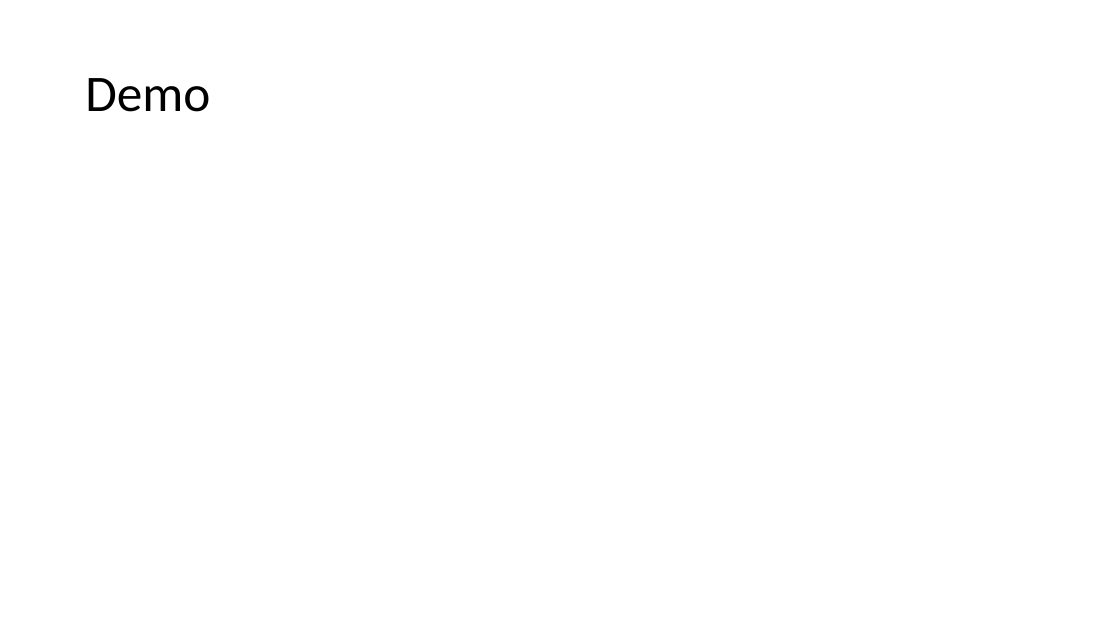
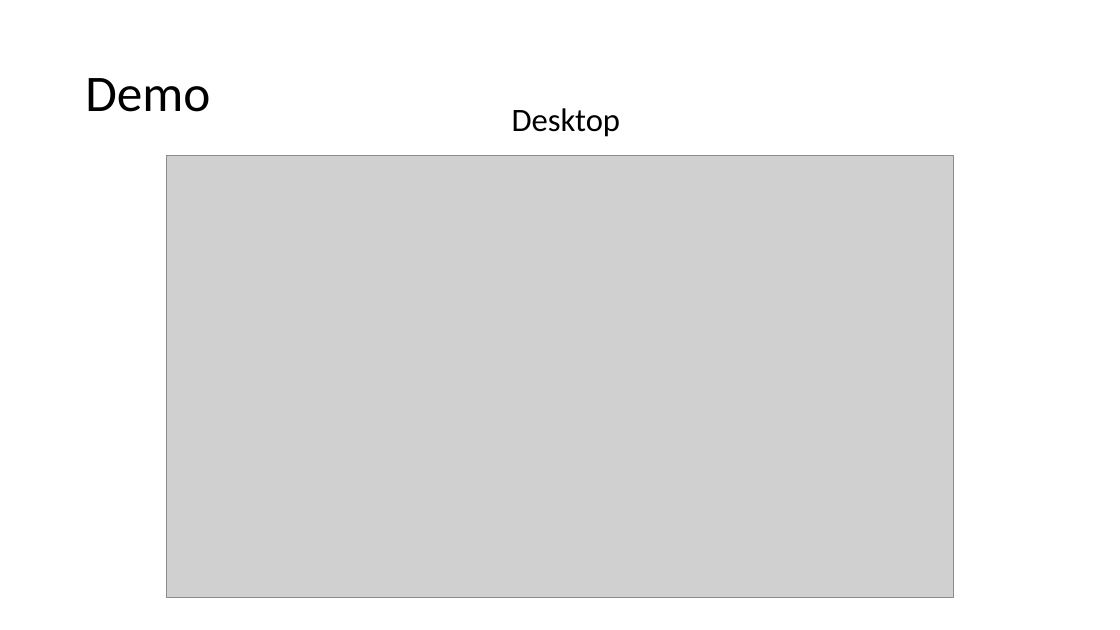
Before and after one commit to YorkTH123/banburi-bakery, a slide deck: slide 5 of เว็บไซต์เบเกอรี่บานบุรี.pptx. Drawn at 1120x630 pixels with LibreOffice and Linux fonts; fonts in the diff are those of the drawing; grey boxes stand for pictures. Boxes give left, top, right and bottom in pixels: in the first picture for what was removed or moved away, otherwise in the second. Text is boxed around its words. In the diff, an @@ line names an element or a change of style, - is before the commit and + after.

```diff
--- a/เว็บไซต์เบเกอรี่บานบุรี.pptx
+++ b/เว็บไซต์เบเกอรี่บานบุรี.pptx
@@ text added at <box>512,108,621,137</box>, 28 pt, text #000000 @@
+Desktop
@@ picture added at <box>166,155,954,598</box> @@
```
Also in this commit, not shown: 1 slide added, 51 other files.
